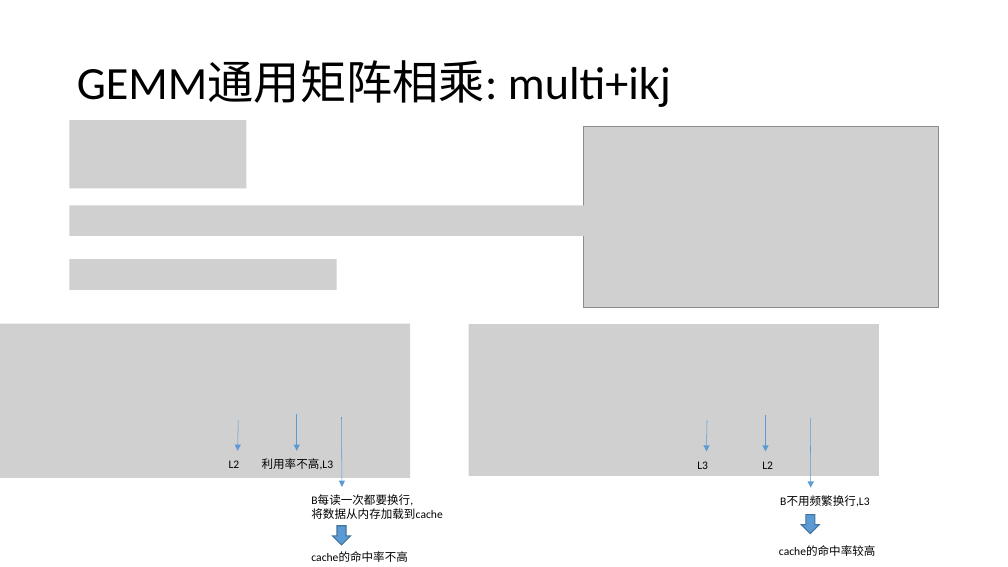
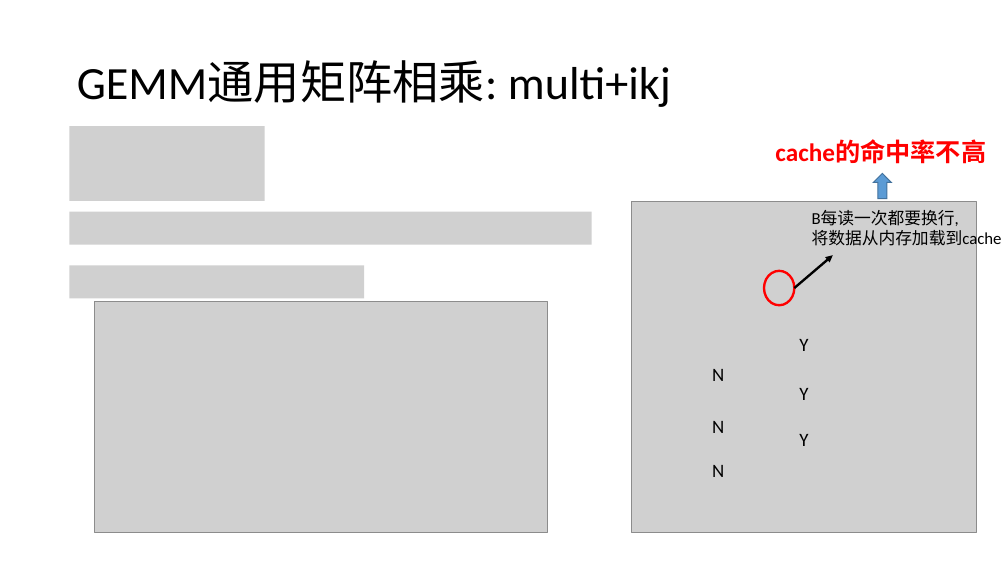
Before and after one commit to LeonJinC/Fast-Convolution-with-SIMD-and-GEMM, a slide deck: slide 14 of 结合SIMD和GEMM的快速卷积及其在高斯模糊中的应用.pptx (slide 12 before the commit). Drawn at 1008x567 pixels with LibreOffice and Linux fonts; fonts in the diff are those of the drawing; grey boxes stand for pictures. Boxes give left, top, right and bottom in pixels: in the first picture for what was removed or moved away, otherwise in the second. Text is boxed around its words. In the diff, an @@ line names an element or a change of style, - is before the commit and + after.

```diff
--- a/结合SIMD和GEMM的快速卷积及其在高斯模糊中的应用.pptx
+++ b/结合SIMD和GEMM的快速卷积及其在高斯模糊中的应用.pptx
@@ picture: place and size @@
-picture at [70,120,247,188]
+picture at [70,126,265,201]
@@ text "cache的命中率不高": place and size @@
-text "cache的命中率不高" at [311,551,408,562]
+text "cache的命中率不高" at [775,141,986,164]
@@ text "cache的命中率不高" at [775,141,986,164]: size 11 to 24 pt, text colour #000000 to #FF0000, bold on @@
@@ down arrow at [873,173,892,198]: rotation 0 to 180 degrees @@
@@ text "B每读一次都要换行,": place and size @@
-text "B每读一次都要换行," at [311,495,442,519]
+text "B每读一次都要换行," at [812,211,1002,249]
@@ text "B每读一次都要换行," at [812,211,1002,249]: size 11 to 16 pt @@
@@ picture: place and size @@
-picture at [70,206,592,236]
+picture at [70,212,592,245]
@@ picture: place and size @@
-picture at [70,259,337,290]
+picture at [70,265,364,299]
@@ arrow added from (795, 288) to (833, 256), #000000 2.25 pt @@
@@ ellipse added at [765,271,795,306], outline #FF0000 2.25 pt @@
@@ picture: place and size @@
-picture at [584,126,938,307]
+picture at [95,302,547,532]
@@ group removed at [0,324,411,487]: 3 arrows, 2 texts, 1 picture @@
-L2
-利用率不高,L3
@@ group added at [632,202,977,532]: 6 texts, 2 pictures @@
+Y
+Y
+Y
+N
+N
+N
@@ group removed at [469,324,879,556]: 4 texts, 3 arrows, 1 picture, 1 down arrow @@
-L3
-L2
-B不用频繁换行,L3
-cache的命中率较高
```
Also in this commit, not shown: 21 other slides changed, 4 slides added, 1 slide removed, 2 other files.
